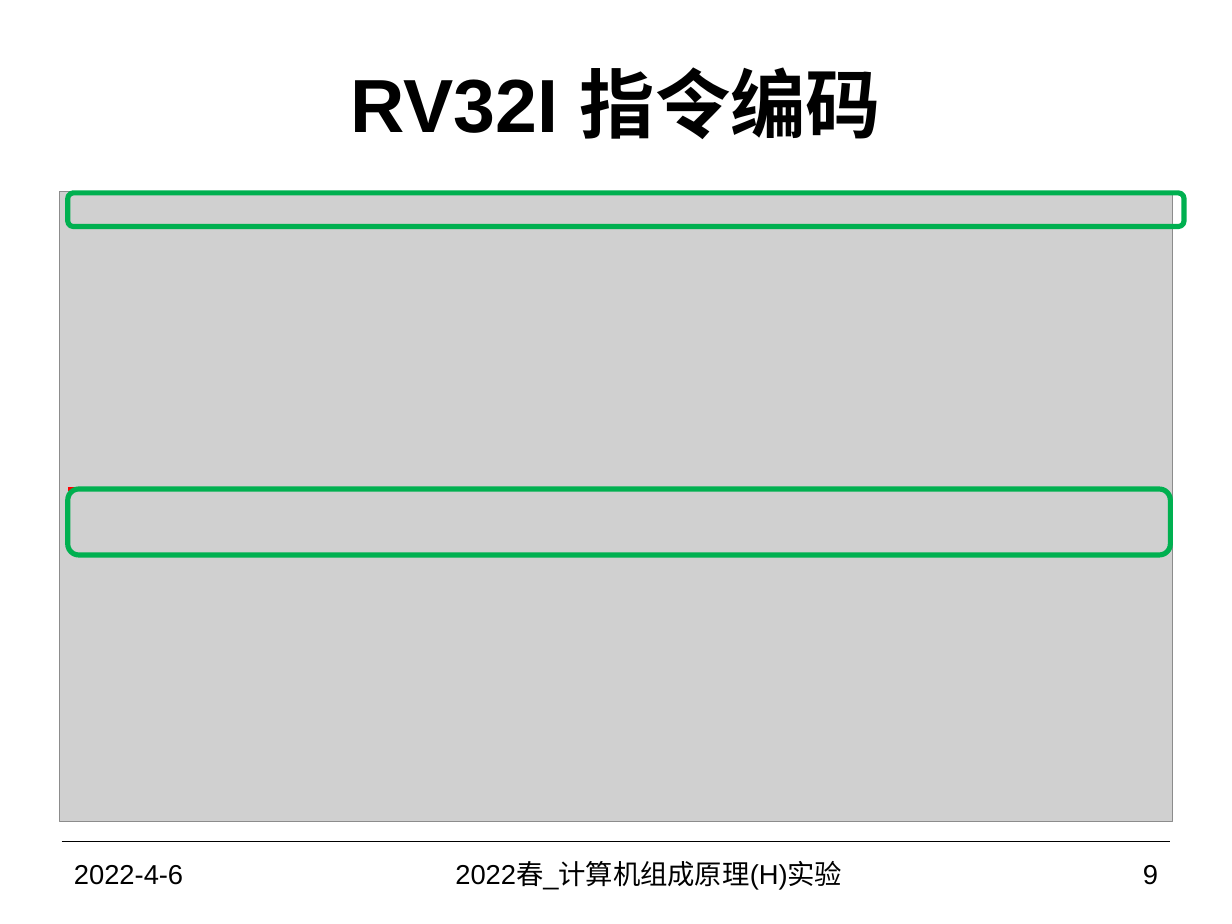
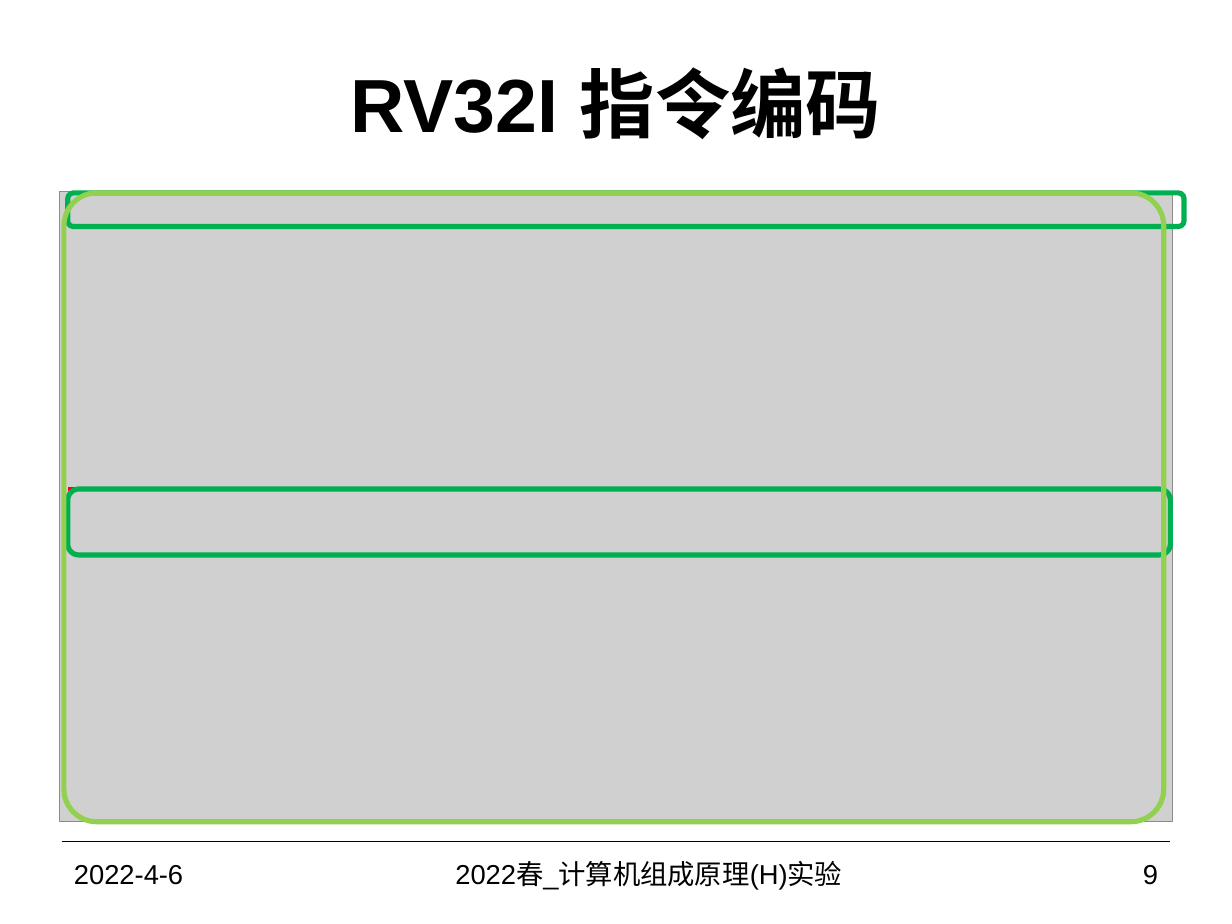
Before and after one commit to Momo-Tori/CODH2022, a slide deck: slide 9 of Lab4/LabH4_单周期CPU设计-更新.pptx. Drawn at 1232x924 pixels with LibreOffice and Linux fonts; fonts in the diff are those of the drawing; grey boxes stand for pictures. Boxes give left, top, right and bottom in pixels: in the first picture for what was removed or moved away, otherwise in the second. Text is boxed around its words. In the diff, an @@ line names an element or a change of style, - is before the commit and + after.

```diff
--- a/Lab4/LabH4_单周期CPU设计-更新.pptx
+++ b/Lab4/LabH4_单周期CPU设计-更新.pptx
@@ rounded rectangle added at box(64, 193, 1164, 822), outline #92D050 3 pt @@
```
Also in this commit, not shown: 1 other slide changed, 1 other file.
